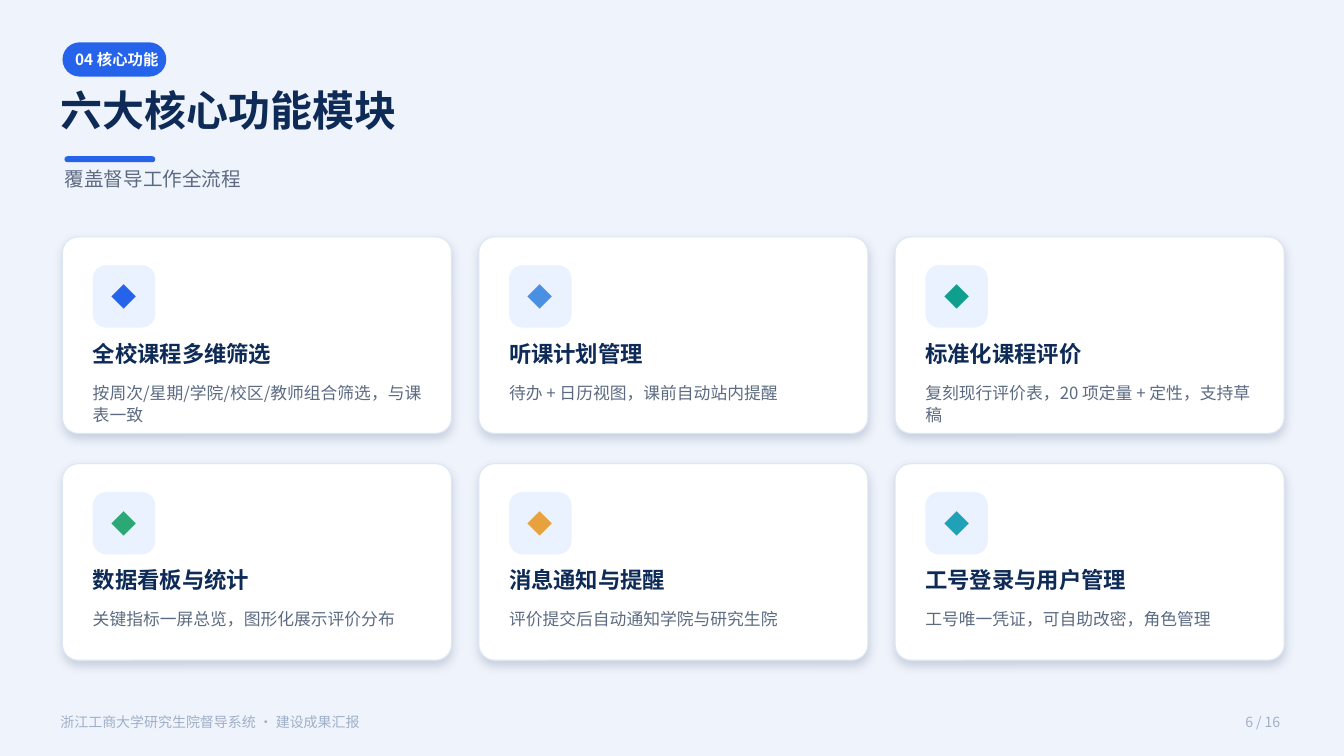
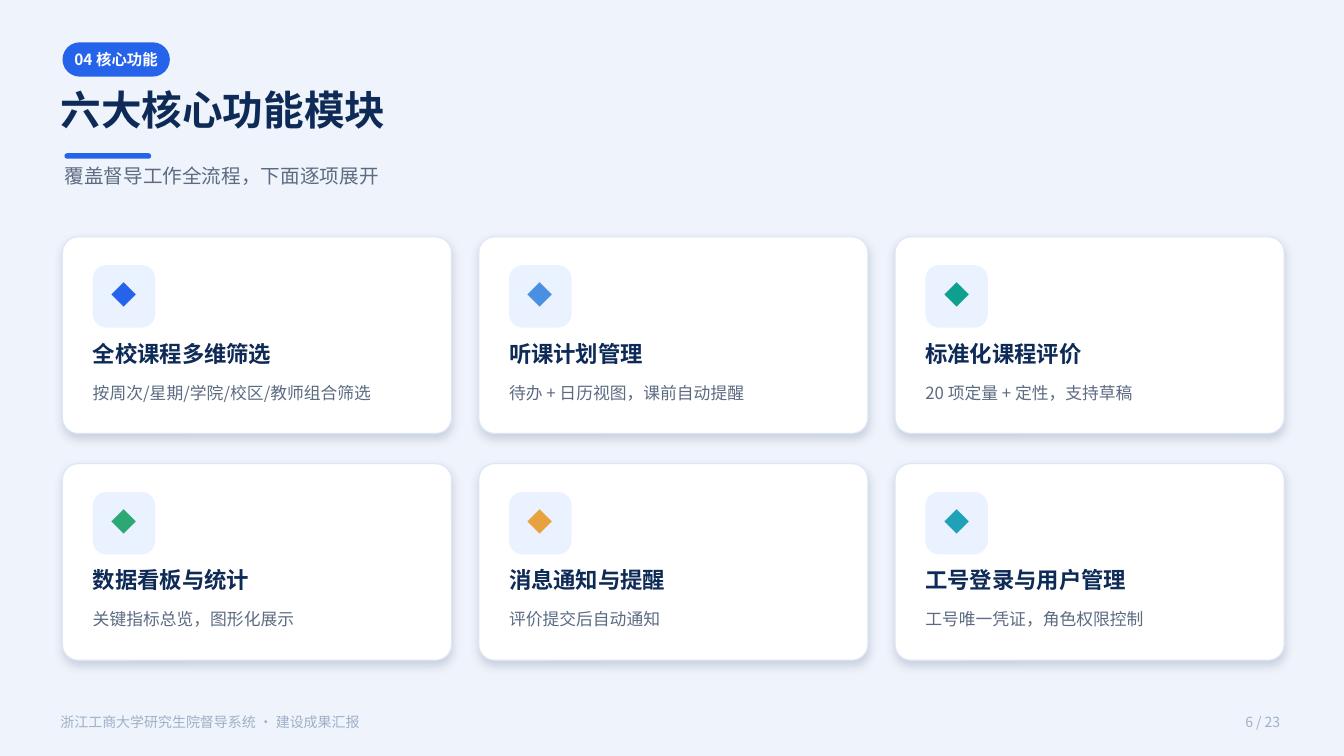
Before and after one commit to 1739467001-svg/example-of-report, a slide deck: slide 6 of slides/督导系统建设成果汇报.pptx. Drawn at 1344x756 pixels with LibreOffice and Linux fonts; fonts in the diff are those of the drawing. Boxes give left, top, right and bottom in pixels: in the first picture for what was removed or moved away, otherwise in the second. Text is boxed around its words. In the diff, an @@ line names an element or a change of style, - is before the commit and + after.

```diff
--- a/slides/督导系统建设成果汇报.pptx
+++ b/slides/督导系统建设成果汇报.pptx
@@ text "六大核心功能模块" at (60, 90, 385, 129): size 30 to 29 pt @@
@@ text at (64, 166, 378, 185): text changed @@
-覆盖督导工作全流程
+覆盖督导工作全流程，下面逐项展开
@@ rounded rectangle: place and size @@
-rounded rectangle at (65, 156, 155, 162)
+rounded rectangle at (65, 153, 151, 159)
@@ text at (93, 385, 371, 402): text changed @@
-按周次/星期/学院/校区/教师组合筛选，与课表一致
+按周次/星期/学院/校区/教师组合筛选
@@ text at (509, 385, 744, 401): text changed @@
-待办 + 日历视图，课前自动站内提醒
+待办 + 日历视图，课前自动提醒
@@ text at (925, 385, 1132, 401): text changed @@
-复刻现行评价表，20 项定量 + 定性，支持草稿
+20 项定量 + 定性，支持草稿
@@ text at (93, 611, 294, 627): text changed @@
-关键指标一屏总览，图形化展示评价分布
+关键指标总览，图形化展示
@@ text at (509, 611, 660, 627): text changed @@
-评价提交后自动通知学院与研究生院
+评价提交后自动通知
@@ text at (925, 611, 1143, 627): text changed @@
-工号唯一凭证，可自助改密，角色管理
+工号唯一凭证，角色权限控制
@@ text at (1245, 717, 1281, 727): text changed @@
-6 / 16
+6 / 23
```
Also in this commit, not shown: 14 other slides changed, 7 slides added, 9 other files.
